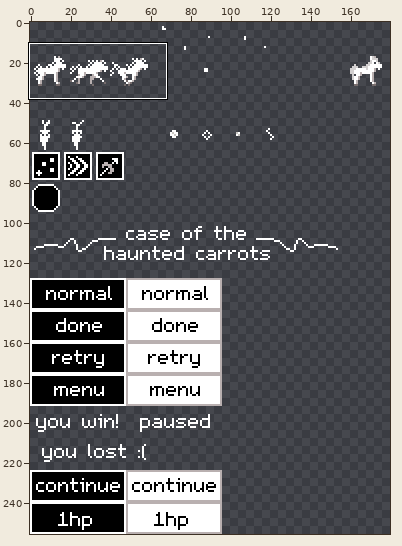
Pixel-art file, stored at tex/tiles.aseprite. Above, an overview of the earlier version with the close-up marked.
Close-up. Before the commit:
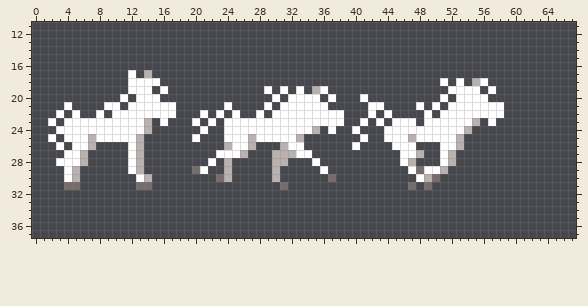
256x256 pixels, 1 frame. Shown: x 0..67, y 11..37. The wide view leaves out empty margins.
The same view after the edit:
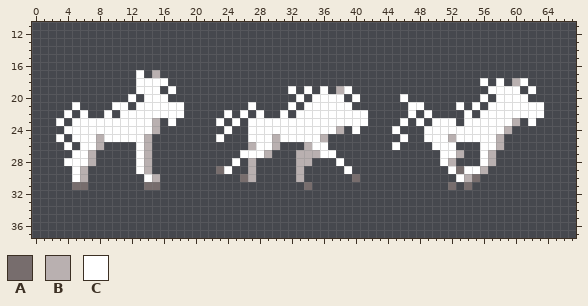
Palette (. is transparent): A #776d6d  B #b9b0b0  C #ffffff
Commit message: Fix to player texture issues
Edits made:
Layers "mane", "horse":
y 17: x 12..15 C.B. -> .C.B
y 18: x 12 C -> .; x 16 . -> C; x 51 C -> .; x 53 C -> .; x 55 B -> .; x 58 . -> C; x 60..61 .. -> BC
y 19: x 12 C -> .; x 15..17 .C. -> C.C; x 29 C -> .; x 31..35 C.C.B -> .C.C.; x 38..39 .. -> BC; x 52..55 CCCC -> ....; x 58..60 ... -> CCC; x 62 . -> C
y 20: x 11..13 C.C -> .C.; x 16 . -> C; x 30 C -> .; x 32 C -> .; x 34 C -> .; x 36 . -> C; x 38 . -> C; x 40..41 .C -> C.; x 46 . -> C; x 51 C -> .; x 53..55 CCC -> ...; x 58..61 .... -> CCCC
y 21: x 4..5 C. -> .C; x 9 C -> .; x 11..12 .C -> C.; x 18 . -> C; x 24 C -> .; x 27 . -> C; x 29 C -> .; x 31 C -> .; x 33 C -> .; x 37..39 ... -> CCC; x 42..43 CC -> ..; x 47 . -> C; x 50 C -> .; x 52 C -> .; x 54 C -> .; x 56 C -> .; x 59..63 ..... -> CCCCC
y 22: x 3..6 C.C. -> .C.C; x 8..10 C.C -> .C.; x 18 . -> C; x 21 C -> .; x 23..26 C.C. -> .C.C; x 30 C -> .; x 32 C -> .; x 39..42 ...C -> CCC.; x 44 C -> .; x 47 . -> C; x 51..53 CCC -> ...; x 55 C -> .; x 59..63 ..... -> CCCCC
y 23: x 2..4 C.C -> .C.; x 14..17 B.C. -> CB.C; x 20 C -> .; x 22..24 C.C -> .C.; x 26 C -> .; x 39..40 .. -> CC; x 43 C -> .; x 45 C -> .; x 47..49 C.C -> .C.; x 53 C -> .; x 55..56 B. -> CC; x 58..60 ... -> CCB; x 62 . -> C
y 24: x 3 C -> .; x 14..15 B. -> CB; x 21 C -> .; x 25..26 CC -> ..; x 35..36 B. -> CC; x 38 . -> B; x 44 C -> .; x 46..48 CCC -> ...; x 54..59 B..... -> CCCCCB
y 25: x 2..4 C.C -> .C.; x 7..8 BC -> CB; x 13..14 B. -> CB; x 20 C -> .; x 23..27 .CCCB -> C...C; x 30 C -> B; x 33..36 B... -> CCCB; x 41 C -> .; x 44..45 CC -> ..; x 47..48 BC -> ..; x 52..58 CB..... -> BCCCCCB
y 26: x 3..5 C.C -> .C.; x 7..8 B. -> CB; x 12..14 CB. -> .CB; x 24..26 BCC -> ...; x 28..36 ...BCC... -> CCB...BCC; x 40 C -> .; x 46..47 CC -> ..; x 50 . -> C; x 53 B -> .; x 56..58 ... -> CCB
y 27: x 4 C -> .; x 6..7 B. -> CB; x 12..14 CB. -> .CB; x 23..37 CCCB...BBBCC... -> ...CCCB...BBBCC; x 46..48 CCB -> ...; x 52..53 B. -> CB; x 56..57 .. -> CB
y 28: x 3 C -> .; x 6..7 B. -> CB; x 12..14 CB. -> .CB; x 22 C -> .; x 24..25 B. -> .C; x 27 . -> B; x 30..31 BB -> ..; x 33..35 ..C -> BB.; x 38 . -> C; x 46..47 CB -> ..; x 56..57 .. -> CB
y 29: x 4..6 CB. -> .CB; x 12..14 CB. -> .CB; x 20..21 AC -> ..; x 23..24 .B -> AC; x 27 . -> B; x 30 B -> .; x 33 . -> B; x 36 C -> .; x 39 . -> C; x 47..56 CACCB..... -> .....CACCB
y 30: x 4..6 CB. -> .CB; x 13..15 CB. -> .CB; x 23..24 AB -> ..; x 26..27 .. -> AB; x 30 B -> .; x 33 . -> B; x 37 A -> .; x 40 . -> A; x 48..50 CBA -> ...; x 53..55 ... -> CBA
y 31: x 4 A -> .; x 6 . -> A; x 13 A -> .; x 15 . -> A; x 31 A -> .; x 34 . -> A; x 47 A -> .; x 49 A -> .; x 52 . -> A; x 54 . -> A
Where, in picture pixels (left, top, right, bottom), the same in both close-ups:
changed: (48, 70, 544, 190)
